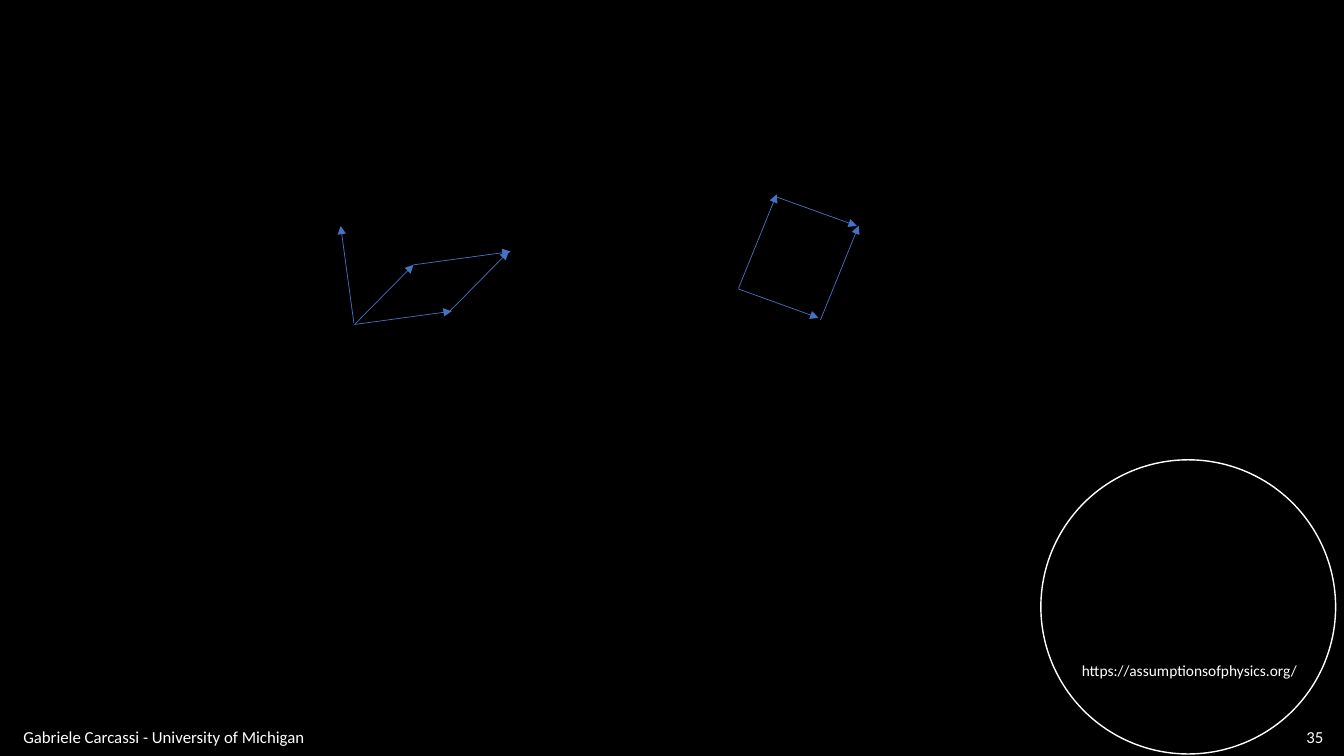
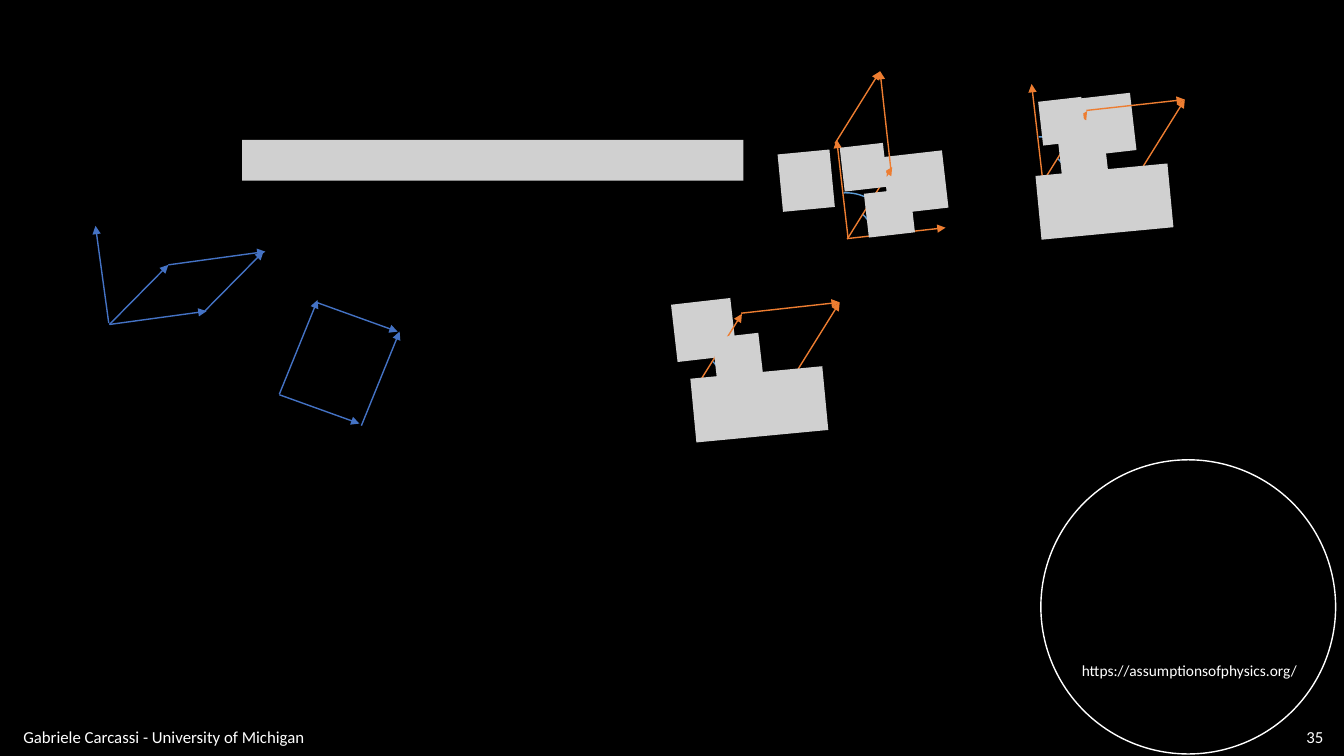
Before and after one commit to assumptionsofphysics/slides, a slide deck: slide 35 of BookCompanions-v2/RP-Class-4.pptx. Drawn at 1344x756 pixels with LibreOffice and Linux fonts; fonts in the diff are those of the drawing; grey boxes stand for pictures; background and template pictures are left out. Boxes give left, top, right and bottom in pixels: in the first picture for what was removed or moved away, otherwise in the second. Text is boxed around its words. In the diff, an @@ line names an element or a change of style, - is before the commit and + after.

```diff
--- a/BookCompanions-v2/RP-Class-4.pptx
+++ b/BookCompanions-v2/RP-Class-4.pptx
@@ group added at (x1=954, y1=84, x2=1185, y2=264): 5 arrows, 4 pictures, 2 arc (boxed as its full ellipse)s @@
@@ picture added at (x1=242, y1=140, x2=743, y2=180) @@
@@ group added at (x1=758, y1=72, x2=949, y2=321): 5 arrows, 4 pictures, 2 arc (boxed as its full ellipse)s @@
@@ arrow (109, 323) - (96, 226): stroke #4472C4 0.5 pt to #4472C4 1 pt @@
@@ arrow (110, 325) - (168, 265): stroke #4472C4 0.5 pt to #4472C4 1 pt @@
@@ 5 arrows moved together from (x1=341, y1=226, x2=511, y2=325) to (x1=96, y1=226, x2=265, y2=325) @@
@@ arrow (168, 265) - (265, 252): stroke #4472C4 0.5 pt to #4472C4 1 pt @@
@@ arrow (205, 312) - (263, 252): stroke #4472C4 0.5 pt to #4472C4 1 pt @@
@@ arrow (110, 325) - (207, 312): stroke #4472C4 0.5 pt to #4472C4 1 pt @@
@@ arrow (279, 394) - (318, 300): stroke #4472C4 0.5 pt to #4472C4 1 pt @@
@@ arrow (318, 302) - (398, 332): stroke #4472C4 0.5 pt to #4472C4 1 pt @@
@@ arrow (362, 425) - (399, 332): stroke #4472C4 0.5 pt to #4472C4 1 pt @@
@@ group added at (x1=608, y1=298, x2=840, y2=468): 4 arrows, 3 pictures, 1 arc (boxed as its full ellipse) @@
@@ 4 arrows moved together from (x1=739, y1=195, x2=859, y2=320) to (x1=279, y1=300, x2=399, y2=425) @@
@@ arrow (279, 395) - (360, 423): stroke #4472C4 0.5 pt to #4472C4 1 pt @@
```
Also in this commit, not shown: 17 other slides changed, 24 slides added.
